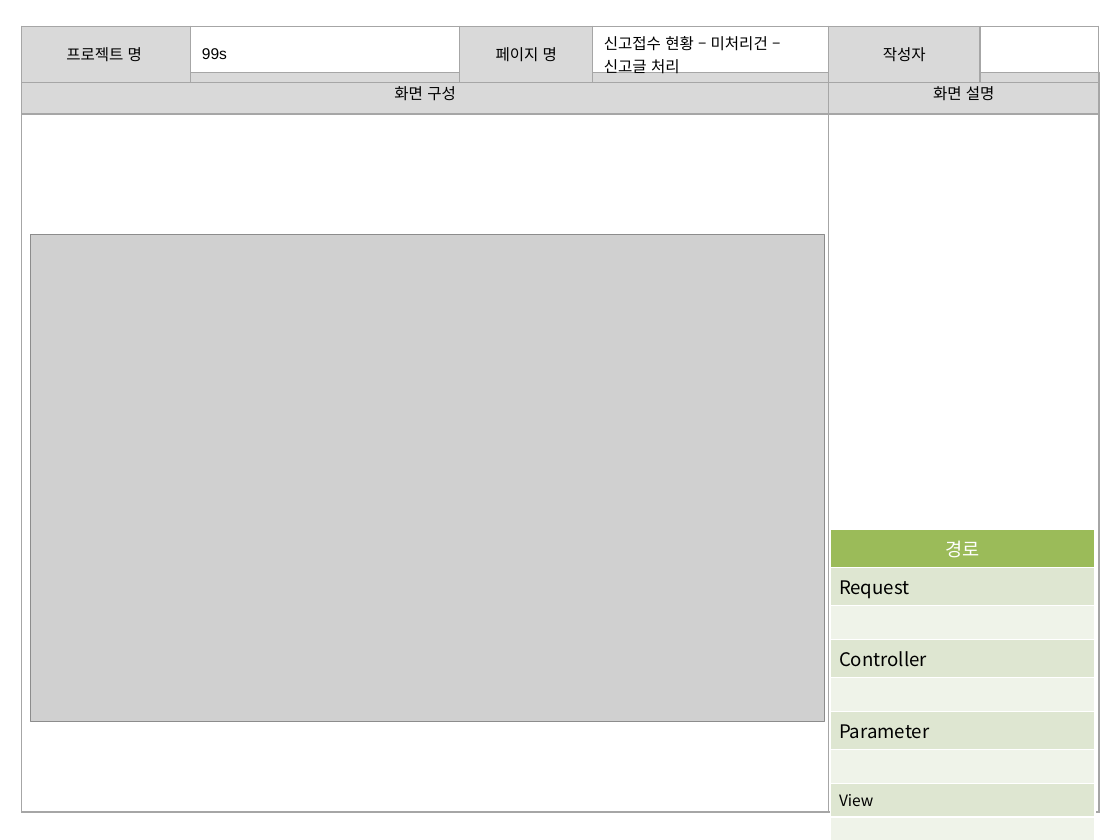
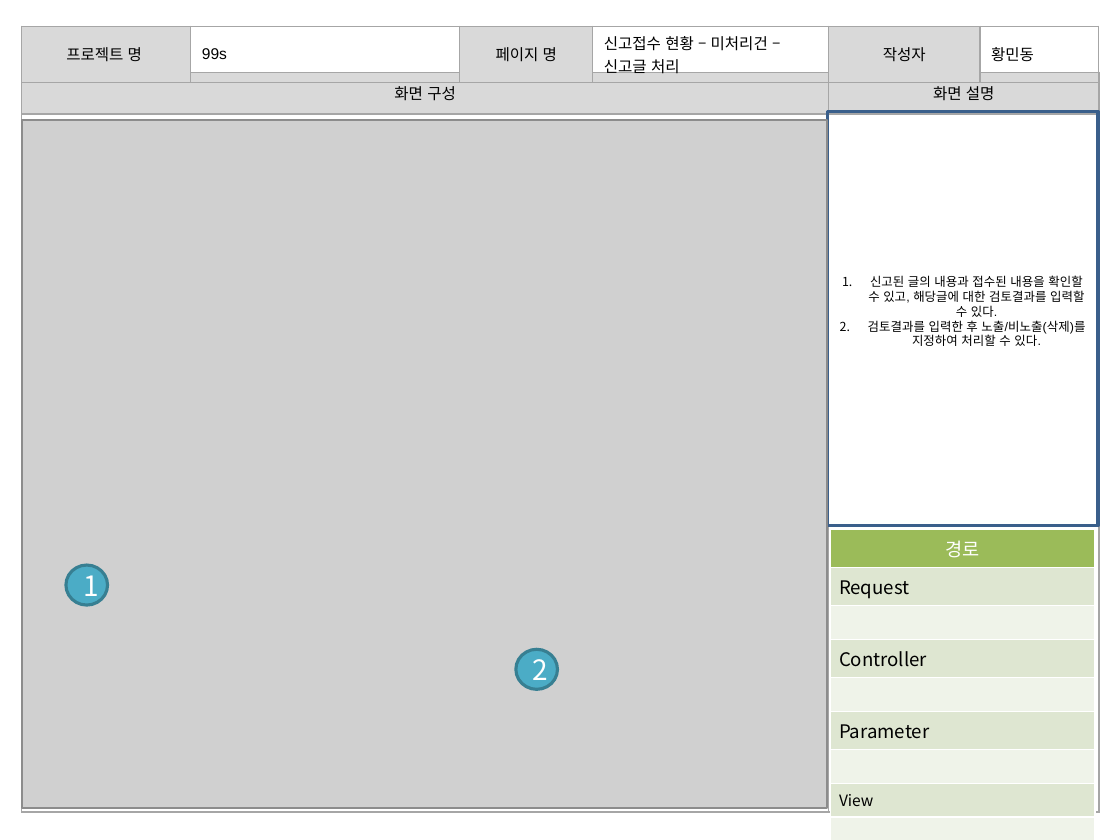
Before and after one commit to banana1531/ggs, a slide deck: slide 6 of doc/0.공용폴더/07 스토리보드/스토리보드 - 관리자 페이지.pptx (slide 5 before the commit). Drawn at 1120x840 pixels with LibreOffice and Linux fonts; fonts in the diff are those of the drawing; grey boxes stand for pictures. Boxes give left, top, right and bottom in pixels: in the first picture for what was removed or moved away, otherwise in the second. Text is boxed around its words. In the diff, an @@ line names an element or a change of style, - is before the commit and + after.

```diff
--- a/doc/0.공용폴더/07 스토리보드/스토리보드 - 관리자 페이지.pptx
+++ b/doc/0.공용폴더/07 스토리보드/스토리보드 - 관리자 페이지.pptx
@@ table at (21,26,1099,78) @@
-row 1, column 6: 
+row 1, column 6: 황민동
@@ rectangle added at (827,111,1098,525), outline #3A5F8C 2 pt, 8 pt, text #000000 @@
+1. 신고된 글의 내용과 접수된 내용을 확인할 수 있고, 해당글에 대한 검토결과를 입력할 수 있다.
+2. 검토결과를 입력한 후 노출/비노출(삭제)를 지정하여 처리할 수 있다.
@@ picture: place and size @@
-picture at (31,235,825,722)
+picture at (22,120,828,808)
@@ ellipse added at (66,566,108,606), fill #4BACC6, outline #377F92 2 pt, 18 pt, text #FFFFFF @@
+1
@@ ellipse added at (516,650,558,690), fill #4BACC6, outline #377F92 2 pt, 18 pt, text #FFFFFF @@
+2
```
Also in this commit, not shown: 11 other slides changed, 2 slides added.
